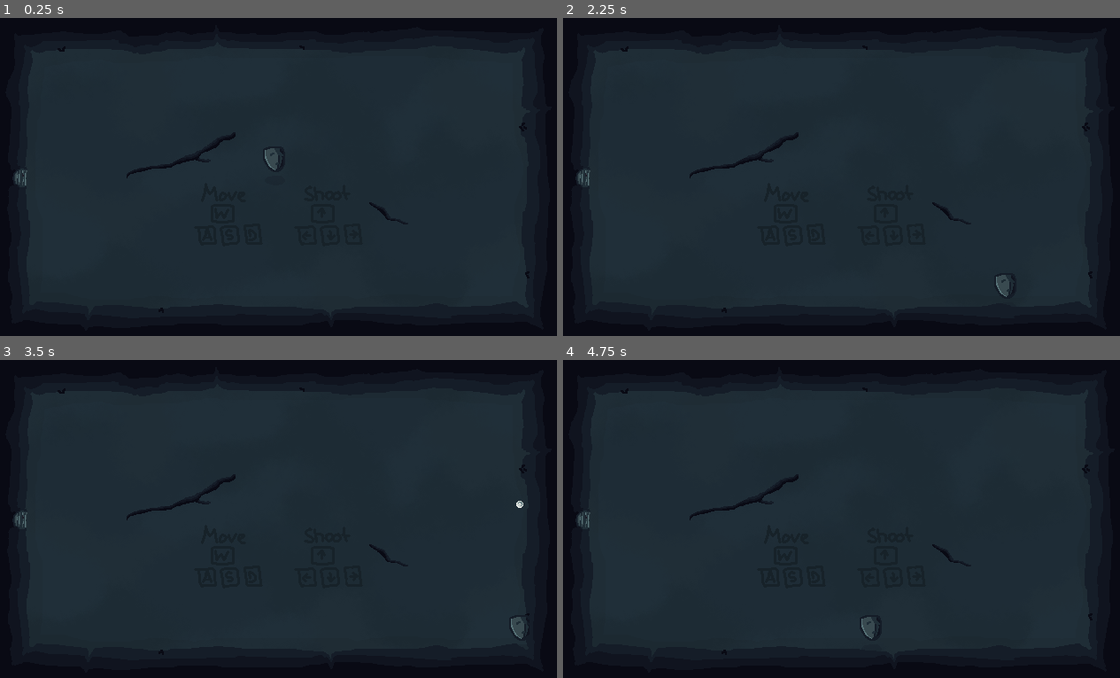
Above: before the commit, frames 1-4 (two rows, left to right).
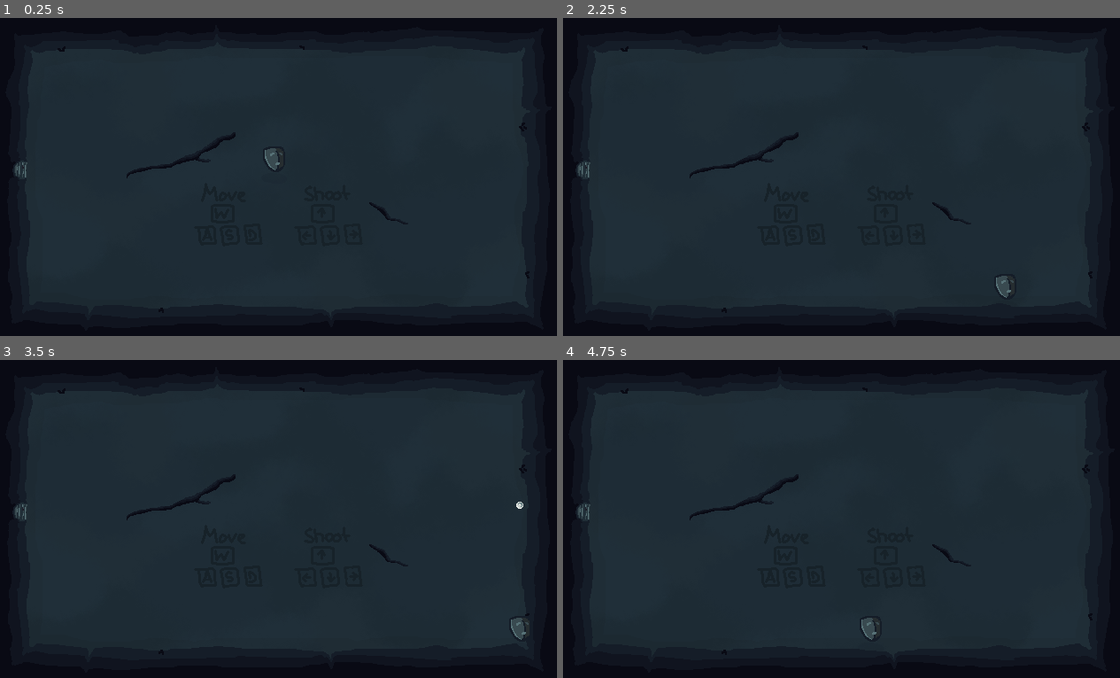
Above: after the commit, the same moments.

Repository: MarcelBlasius/Global-Game-Jam-2026
Game: Godot game, scene res://scenes/silas/test_proportions.tscn
The game is run twice, just before and just after one commit, with the same random seed, the same clock (stepped at 60 frames per second) and the same inputs. This scene is started directly instead of the project's main scene.
Inputs:
- Up to frame 1 (0.25 s): no input
- Up to frame 2 (2.25 s): tap Enter at 0.5 s; hold D (right) 0.53-1.28 s; hold S (down) 1.28-2.03 s; hold D (right) from 2.03 s (still down)
- Up to frame 3 (3.5 s): release D (right) at 2.78 s; hold Up (shoot up) from 2.78 s (still down)
- Up to frame 4 (4.75 s): release Up (shoot up) at 3.53 s; hold A (left) from 3.53 s (still down)

The runs differ from the first frame. In frame 1, 0.1% of the frame differs, in the area x 2-51%, y 40-53%; in frame 2, 0.1%; in frame 3, 0.2%, in the area x 2-96%, y 44-89%; in frame 4, 0.1%.

Commit message:
polished player sprite

Diff:
--- a/spectra/project.godot
+++ b/spectra/project.godot
@@ -69,6 +69,10 @@
 ]
 }
 
+[layer_names]
+
+2d_physics/layer_1="PlayerColliders"
+
 [physics]
 
 3d/physics_engine="Jolt Physics"
--- a/spectra/scenes/player.tscn
+++ b/spectra/scenes/player.tscn
@@ -18,7 +18,7 @@
 region_rect = Rect2(1304, 285, 32, 51)
 
 [node name="CollisionShape2D" type="CollisionShape2D" parent="." unique_id=766425432]
-position = Vector2(0, 7)
+position = Vector2(0, 6)
 shape = SubResource("RectangleShape2D_qhqgy")
 
 [node name="ShootTimer" type="Timer" parent="." unique_id=1406925166]
--- a/spectra/scenes/silas/background.tscn
+++ b/spectra/scenes/silas/background.tscn
@@ -27,12 +27,6 @@
 region_enabled = true
 region_rect = Rect2(1408, 88, 208, 88)
 
-[node name="Door" type="Sprite2D" parent="BackgroundWorld1" unique_id=1254929497]
-position = Vector2(20, 186)
-texture = ExtResource("1_hky1a")
-region_enabled = true
-region_rect = Rect2(0, 384, 40, 80)
-
 [node name="BackgroundWorld2" type="Node2D" parent="." unique_id=1966780275]
 
 [node name="Map" type="Sprite2D" parent="BackgroundWorld2" unique_id=1849247978]
@@ -46,12 +40,6 @@
 texture = ExtResource("1_hky1a")
 region_enabled = true
 region_rect = Rect2(1408, -8, 208, 88)
-
-[node name="Door" type="Sprite2D" parent="BackgroundWorld2" unique_id=1110986335]
-position = Vector2(20, 186)
-texture = ExtResource("1_hky1a")
-region_enabled = true
-region_rect = Rect2(64, 384, 40, 80)
 
 [node name="WallColliders" type="StaticBody2D" parent="." unique_id=51051484]
 collision_mask = 0
@@ -80,5 +68,5 @@
 collision_layer = 0
 
 [node name="Door" type="CollisionShape2D" parent="DoorCollider" unique_id=1307183650]
-position = Vector2(30, 180)
+position = Vector2(30, 172)
 shape = SubResource("RectangleShape2D_35j2h")
Binary file changed: spectra/ressources/spritesheet.png
